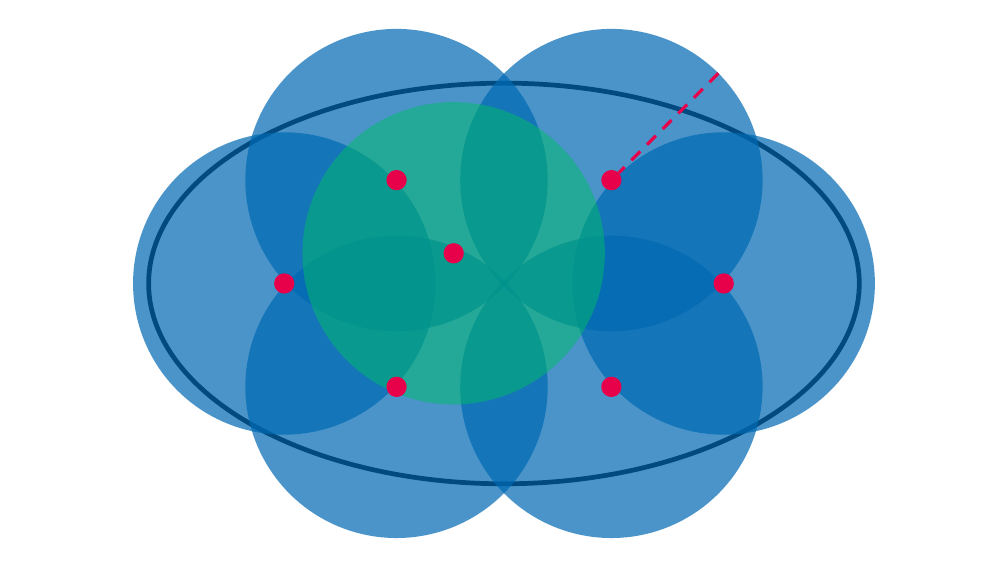
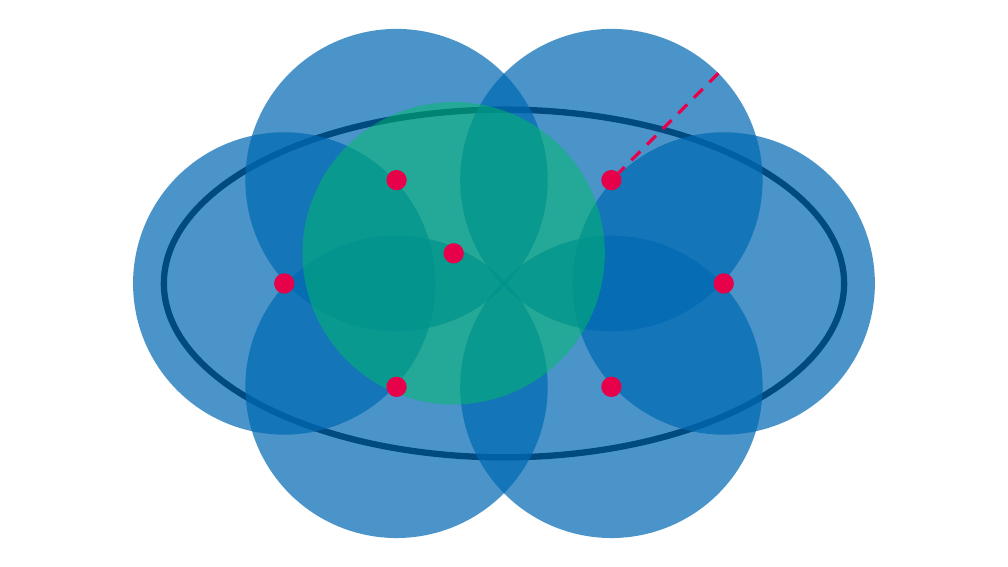
Before and after one commit to mrvnthss/QuantFoundationsAI, a slide deck: slide 1 of other/pptx/epsilon-net.pptx. Drawn at 1008x567 pixels with LibreOffice and Linux fonts; fonts in the diff are those of the drawing. Boxes give left, top, right and bottom in pixels: in the first picture for what was removed or moved away, otherwise in the second. Text is boxed around its words. In the diff, an @@ line names an element or a change of style, - is before the commit and + after.

```diff
--- a/other/pptx/epsilon-net.pptx
+++ b/other/pptx/epsilon-net.pptx
@@ ellipse resized from (x1=149, y1=83, x2=860, y2=484) to (x1=164, y1=110, x2=845, y2=457) @@
@@ ellipse at (x1=164, y1=110, x2=845, y2=457): outline #000000 4.5 pt to #000000 6 pt @@
```
Also in this commit, not shown: 3 other files.
